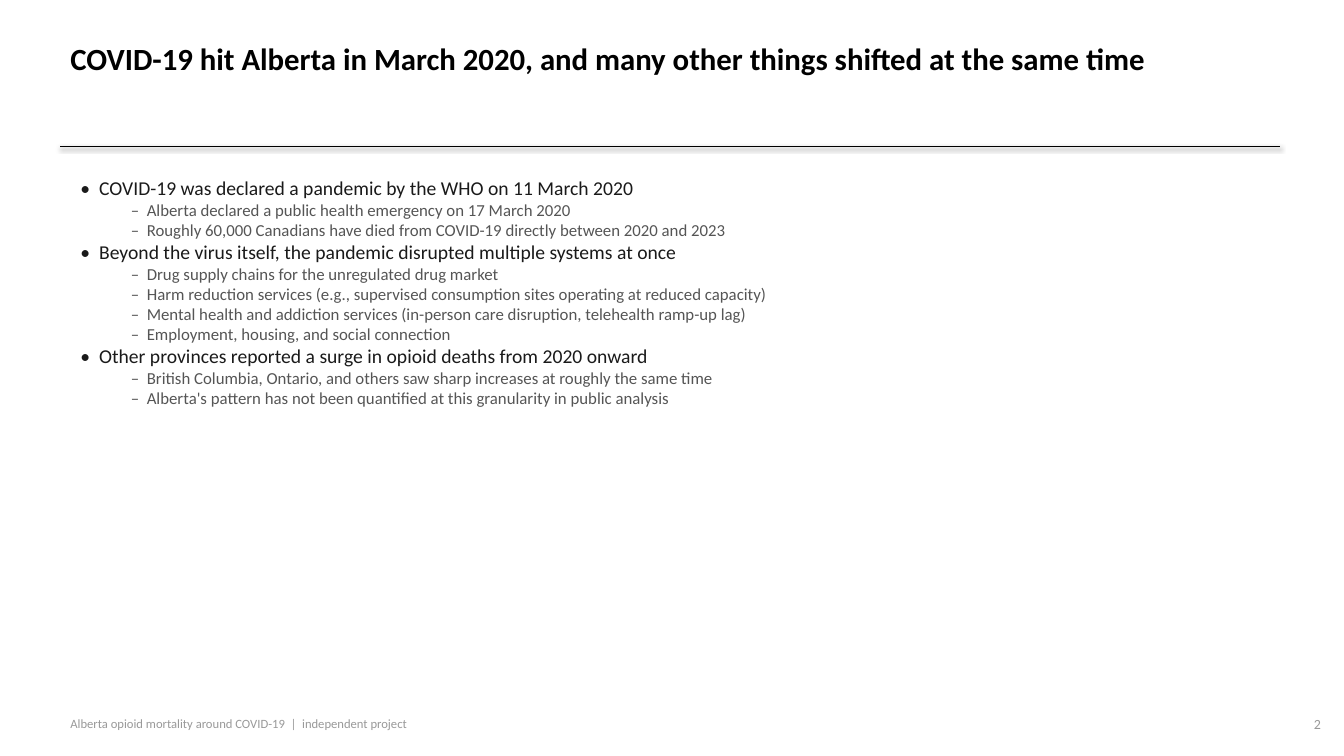
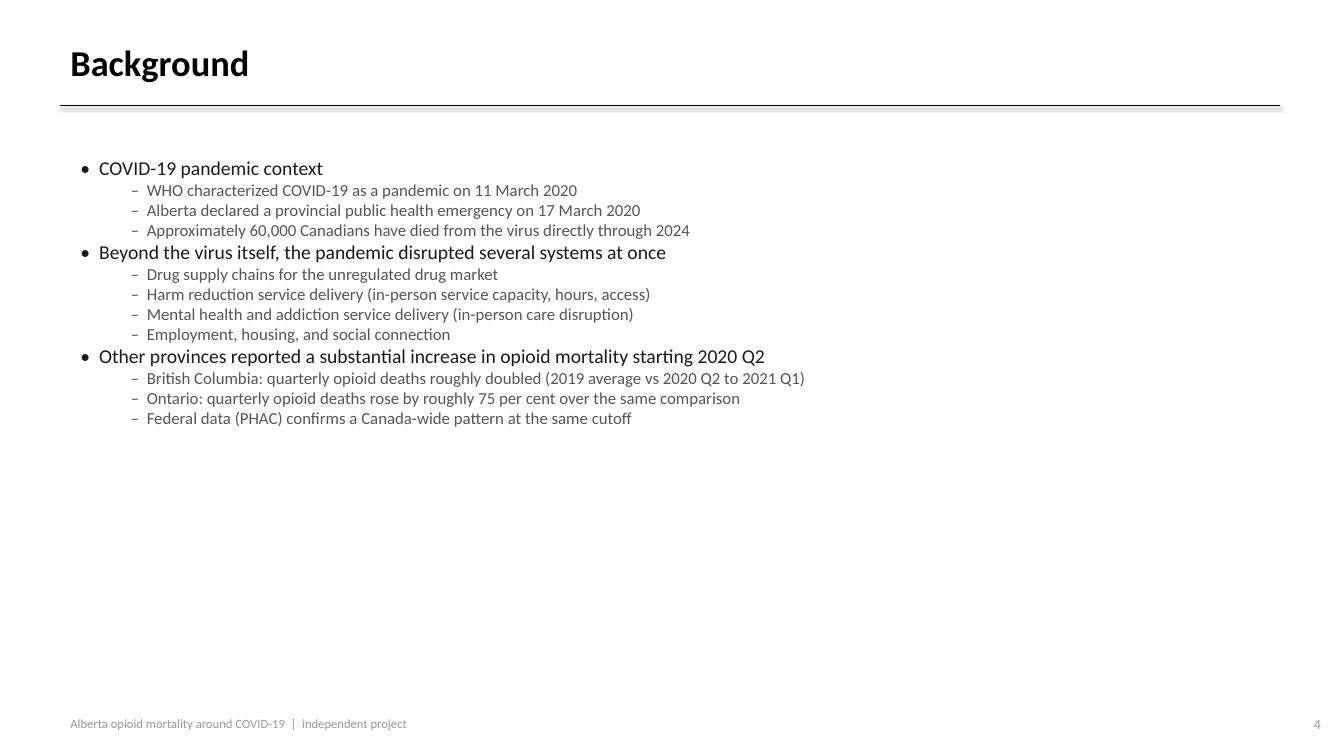
Before and after one commit to Adilbek123/alberta-substance-use-trends, a slide deck: slide 4 of slides.pptx (slide 2 before the commit). Drawn at 1344x756 pixels with LibreOffice and Linux fonts; fonts in the diff are those of the drawing. Boxes give left, top, right and bottom in pixels: in the first picture for what was removed or moved away, otherwise in the second. Text is boxed around its words. In the diff, an @@ line names an element or a change of style, - is before the commit and + after.

```diff
--- a/slides.pptx
+++ b/slides.pptx
@@ text at (x1=70, y1=50, x2=249, y2=82): text changed; size 22 to 26 pt @@
-COVID-19 hit Alberta in March 2020, and many other things shifted at the same time
+Background
@@ line moved from (60, 146) - (1280, 146) to (60, 106) - (1280, 106) @@
@@ text "• COVID-19 pandemic context" moved from (x1=99, y1=181, x2=766, y2=407) to (x1=99, y1=161, x2=805, y2=427) @@
@@ text at (x1=99, y1=161, x2=690, y2=262): text changed @@
-• COVID-19 was declared a pandemic by the WHO on 11 March 2020
-  – Alberta declared a public health emergency on 17 March 2020
-  – Roughly 60,000 Canadians have died from COVID-19 directly between 2020 and 2023
-• Beyond the virus itself, the pandemic disrupted multiple systems at once
+• COVID-19 pandemic context
+  – WHO characterized COVID-19 as a pandemic on 11 March 2020
+  – Alberta declared a provincial public health emergency on 17 March 2020
+  – Approximately 60,000 Canadians have died from the virus directly through 2024
+• Beyond the virus itself, the pandemic disrupted several systems at once
@@ text at (x1=147, y1=288, x2=651, y2=323): text changed @@
-  – Harm reduction services (e.g., supervised consumption sites operating at reduced capacity)
-  – Mental health and addiction services (in-person care disruption, telehealth ramp-up lag)
+  – Harm reduction service delivery (in-person service capacity, hours, access)
+  – Mental health and addiction service delivery (in-person care disruption)
@@ text at (x1=99, y1=349, x2=805, y2=427): text changed @@
-• Other provinces reported a surge in opioid deaths from 2020 onward
-  – British Columbia, Ontario, and others saw sharp increases at roughly the same time
-  – Alberta's pattern has not been quantified at this granularity in public analysis
+• Other provinces reported a substantial increase in opioid mortality starting 2020 Q2
+  – British Columbia: quarterly opioid deaths roughly doubled (2019 average vs 2020 Q2 to 2021 Q1)
+  – Ontario: quarterly opioid deaths rose by roughly 75 per cent over the same comparison
+  – Federal data (PHAC) confirms a Canada-wide pattern at the same cutoff
@@ text at (x1=1314, y1=720, x2=1321, y2=729): text changed @@
-2
+4
```
Also in this commit, not shown: 3 other slides changed, 4 slides added, 3 slides removed, 4 other files.
